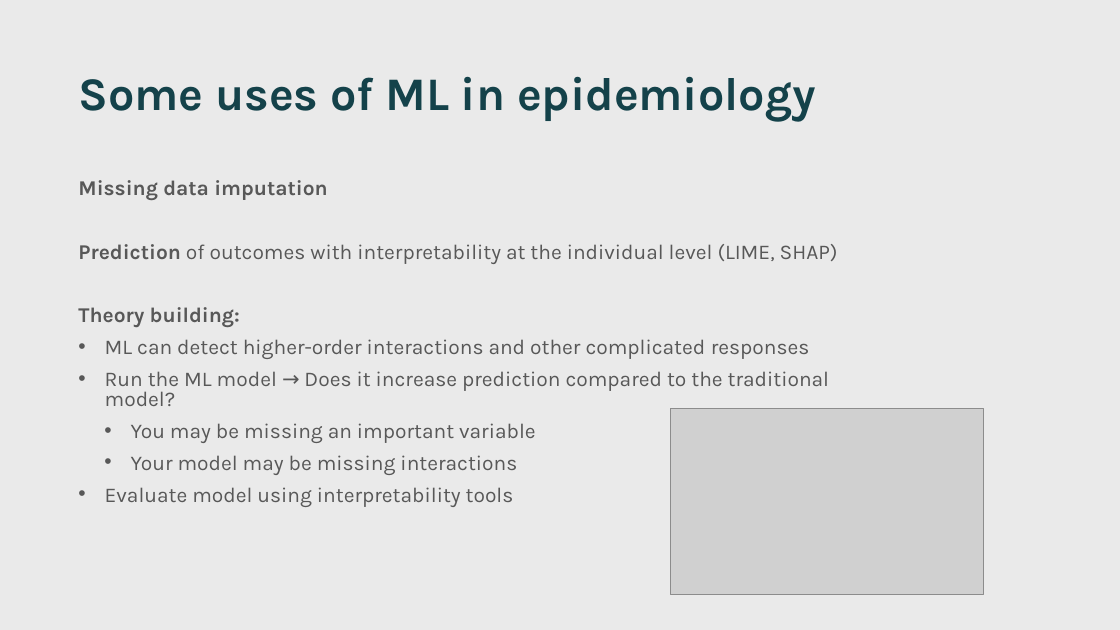
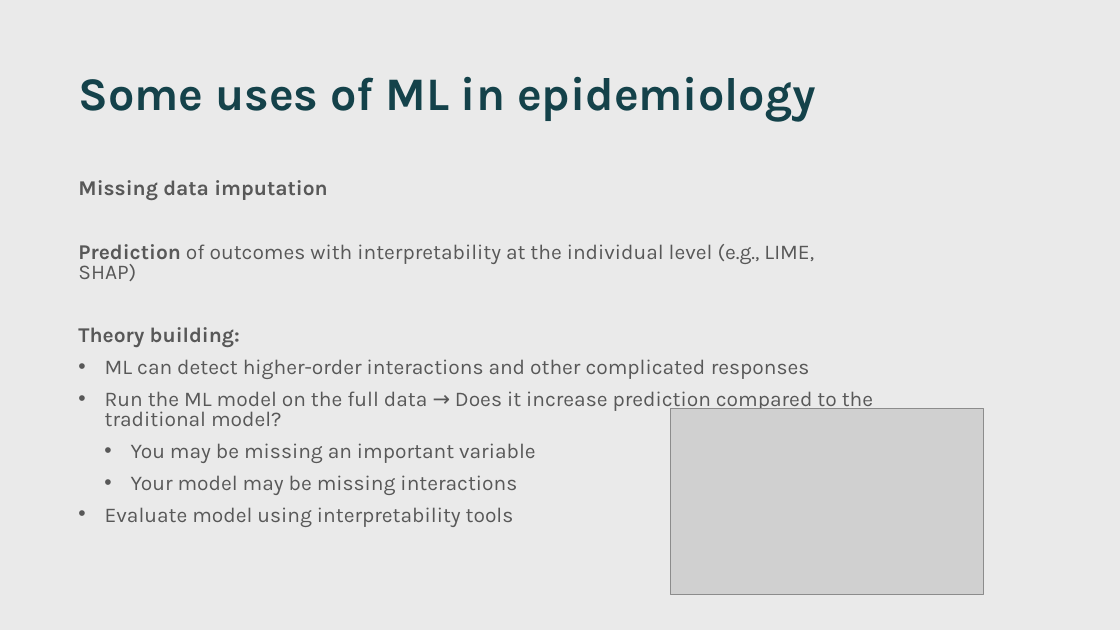
Before and after one commit to jgarciab/ml_julius, a slide deck: slide 6 of Slides/talk.pptx. Drawn at 1120x630 pixels with LibreOffice and Linux fonts; fonts in the diff are those of the drawing; grey boxes stand for pictures. Boxes give left, top, right and bottom in pixels: in the first picture for what was removed or moved away, otherwise in the second. Text is boxed around its words. In the diff, an @@ line names an element or a change of style, - is before the commit and + after.

Commit message:
added pdf and extra interpretability

```diff
--- a/Slides/talk.pptx
+++ b/Slides/talk.pptx
@@ text at (x1=78, y1=244, x2=814, y2=281): text changed @@
-Prediction of outcomes with interpretability at the individual level (LIME, SHAP)
+Prediction of outcomes with interpretability at the individual level (e.g., LIME, SHAP)
@@ text at (x1=105, y1=391, x2=873, y2=426): text changed @@
-• Run the ML model → Does it increase prediction compared to the traditional model?
+• Run the ML model on the full data → Does it increase prediction compared to the traditional model?
```
Also in this commit, not shown: 10 other slides changed, 1 slide added, 5 other files.
